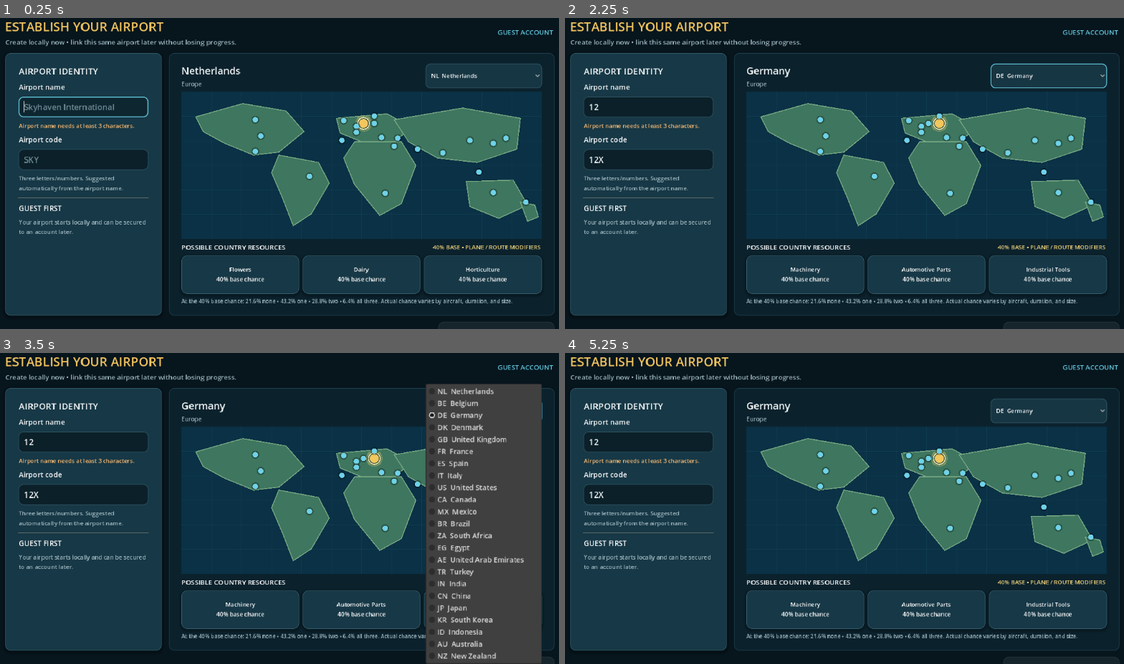
Above: before the commit, frames 1-4 (two rows, left to right).
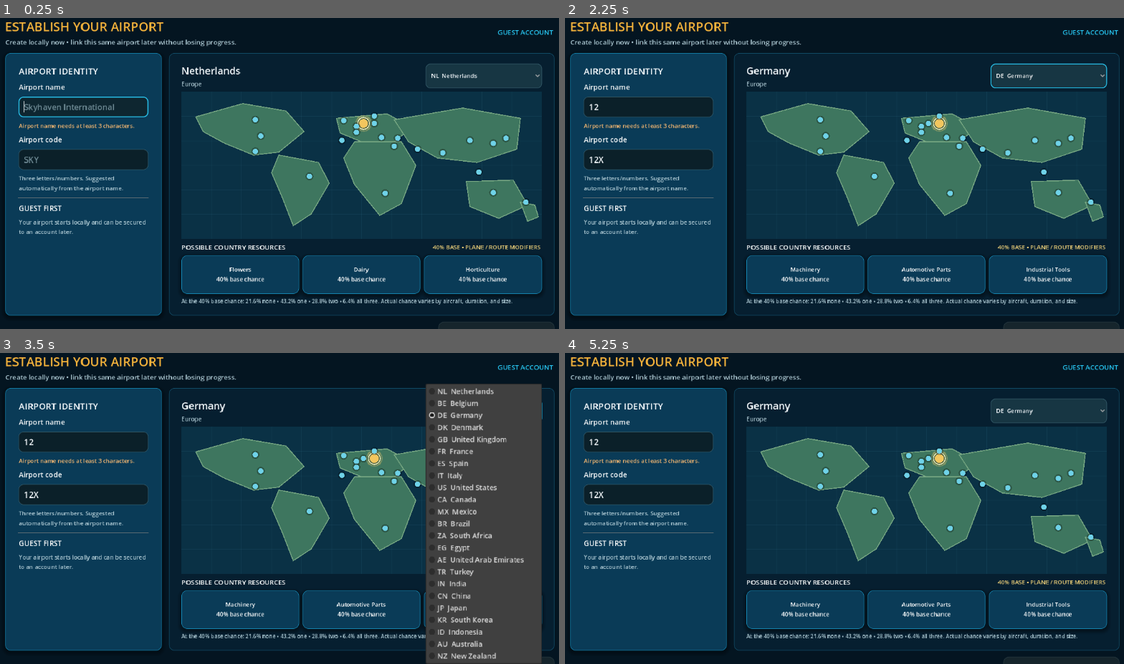
Above: after the commit, the same moments.

Repository: elroynbenjamins/SkyportOnline
Game: Godot game, scene res://src/main/Main.tscn
The game is run twice, just before and just after one commit, with the same random seed, the same clock (stepped at 60 frames per second) and the same inputs.
Inputs (mouse positions are in pixels of both pictures, inside the frame that each line leads up to):
- Up to frame 1 (0.25 s): no input
- Up to frame 2 (2.25 s): click (648, 108) at 0.52 s; type "12" at 0.6 s; click (648, 161) at 0.75 s; type "12" at 0.83 s; click "NL Netherlands" at 1.25 s; click "NL Netherlands" at 2 s
- Up to frame 3 (3.5 s): click "DE Germany" at 2.75 s
- Up to frame 4 (5.25 s): click "DE Germany" at 3.5 s; click "DE Germany" at 4.25 s; tap Enter at 5 s; drag from (928, 499) to (900, 433) at 5.02 s

The runs differ from the first frame. In frame 1, 1.1% of the frame differs, in the area x 0-99%, y 1-96%; in frame 2, 1.1%; in frame 3, 0.9%; in frame 4, 1.0%.

Commit message:
Adopt concept-inspired airport HUD palette and shapes

Diff:
--- a/src/ui/GameUIStyle.gd
+++ b/src/ui/GameUIStyle.gd
@@ -1,23 +1,23 @@
 class_name GameUIStyle
 extends RefCounted
 
-const COLOR_BG := Color("07151d")
-const COLOR_BG_SOFT := Color("0b202b")
-const COLOR_PANEL := Color("102b38")
-const COLOR_PANEL_RAISED := Color("173846")
-const COLOR_PANEL_DARK := Color("0b222d")
-const COLOR_BORDER := Color("3a6676")
-const COLOR_BORDER_SOFT := Color("274b59")
-const COLOR_TEXT := Color("f3f7f8")
-const COLOR_MUTED := Color("9fb8c1")
-const COLOR_ACCENT := Color("62c7dd")
-const COLOR_ACCENT_DARK := Color("23798d")
-const COLOR_GOLD := Color("f1c45e")
-const COLOR_GOLD_DARK := Color("a9782d")
-const COLOR_SUCCESS := Color("82d9a5")
-const COLOR_WARNING := Color("ffc66a")
-const COLOR_DANGER := Color("ff7d75")
-const COLOR_EVENT := Color("d97833")
+const COLOR_BG := Color("041521")
+const COLOR_BG_SOFT := Color("07283b")
+const COLOR_PANEL := Color("07334b")
+const COLOR_PANEL_RAISED := Color("0a3b57")
+const COLOR_PANEL_DARK := Color("061f30")
+const COLOR_BORDER := Color("168fbd")
+const COLOR_BORDER_SOFT := Color("155a78")
+const COLOR_TEXT := Color("f8fcff")
+const COLOR_MUTED := Color("b0cbd5")
+const COLOR_ACCENT := Color("28c9f5")
+const COLOR_ACCENT_DARK := Color("087fa6")
+const COLOR_GOLD := Color("f5b33b")
+const COLOR_GOLD_DARK := Color("b77412")
+const COLOR_SUCCESS := Color("78df77")
+const COLOR_WARNING := Color("f4a12a")
+const COLOR_DANGER := Color("ff7168")
+const COLOR_EVENT := Color("e7762d")
 
 
 static func panel(
@@ -44,9 +44,9 @@
 	style.content_margin_bottom = 10.0
 
 	if shadow:
-		style.shadow_color = Color(0, 0, 0, 0.26)
-		style.shadow_size = 7
-		style.shadow_offset = Vector2(0, 3)
+		style.shadow_color = Color(0, 0, 0, 0.34)
+		style.shadow_size = 9
+		style.shadow_offset = Vector2(0, 4)
 
 	return style
 
@@ -112,57 +112,57 @@
 		"hud_top":
 			control.add_theme_stylebox_override(
 				"panel",
-				panel(Color("0b2531", 0.98), Color("4d7a89"), 15, 1, true)
+				panel(Color("06314a", 0.985), Color("28bfe9"), 18, 2, true)
 			)
 		"hud_level":
 			control.add_theme_stylebox_override(
 				"panel",
-				panel(Color("302919"), COLOR_GOLD, 12, 1, false)
+				panel(Color("073551"), Color("31c6ee"), 16, 2, false)
 			)
 		"hud_passenger":
 			control.add_theme_stylebox_override(
 				"panel",
-				panel(Color("102f3a"), Color("58b9cf"), 12, 1, false)
+				panel(Color("073550"), Color("24bce8"), 16, 1, false)
 			)
 		"hud_coin":
 			control.add_theme_stylebox_override(
 				"panel",
-				panel(Color("342c18"), COLOR_GOLD_DARK, 12, 1, false)
+				panel(Color("18364a"), Color("e99c28"), 16, 1, false)
 			)
 		"hud_premium":
 			control.add_theme_stylebox_override(
 				"panel",
-				panel(Color("2a2038"), Color("a884d6"), 12, 1, false)
+				panel(Color("15344d"), Color("a776e0"), 16, 1, false)
 			)
 		"dock":
 			control.add_theme_stylebox_override(
 				"panel",
-				panel(Color("081b24", 0.98), Color("365a68"), 16, 1, true)
+				panel(Color("05283d", 0.99), Color("1ba8da"), 20, 2, true)
 			)
 		"context":
 			control.add_theme_stylebox_override(
 				"panel",
-				panel(Color("0c2733", 0.985), Color("62a7ba"), 14, 2, true)
+				panel(Color("062b42", 0.992), Color("25b5e2"), 18, 2, true)
 			)
 		"context_preview":
 			control.add_theme_stylebox_override(
 				"panel",
-				panel(Color("081c25"), Color("2e5c6b"), 10, 1, false)
+				panel(Color("08283a"), Color("197ea4"), 12, 1, false)
 			)
 		"screen_top":
 			control.add_theme_stylebox_override(
 				"panel",
-				panel(Color("0b2935", 0.99), Color("4b8191"), 15, 1, true)
+				panel(Color("06314a", 0.995), Color("28bfe9"), 18, 2, true)
 			)
 		"screen_section":
 			control.add_theme_stylebox_override(
 				"panel",
-				panel(Color("0b222c", 0.985), Color("315866"), 13, 1, false)
+				panel(Color("07273a", 0.99), Color("18799f"), 14, 1, false)
 			)
 		"screen_focus":
 			control.add_theme_stylebox_override(
 				"panel",
-				panel(Color("102f3b", 0.99), Color("62c7dd"), 14, 2, true)
+				panel(Color("083f5d", 0.995), Color("36d1f6"), 16, 2, true)
 			)
 		"reward_tile":
 			control.add_theme_stylebox_override(
@@ -234,11 +234,11 @@
 			pressed_bg = Color("226c7e")
 			pressed_border = Color("a3e9f5")
 		"gold":
-			normal_bg = Color("a56d27")
-			normal_border = COLOR_GOLD
-			hover_bg = Color("bf8131")
-			pressed_bg = Color("80531f")
-			pressed_border = Color("ffe59b")
+			normal_bg = Color("d67b12")
+			normal_border = Color("ffd263")
+			hover_bg = Color("ee941f")
+			pressed_bg = Color("af610b")
+			pressed_border = Color("fff0b2")
 		"danger":
 			normal_bg = Color("743b3d")
 			normal_border = Color("c96a6d")
@@ -246,17 +246,17 @@
 			pressed_bg = Color("5a2e31")
 			pressed_border = COLOR_DANGER
 		"nav":
-			normal_bg = Color("102b37")
-			normal_border = Color("284c59")
-			hover_bg = Color("183d4b")
-			pressed_bg = Color("1b4b5c")
+			normal_bg = Color("08314a")
+			normal_border = Color("197fa6")
+			hover_bg = Color("0b4565")
+			pressed_bg = Color("0b5777")
 			pressed_border = COLOR_ACCENT
 		"selected":
-			normal_bg = Color("1d4d5c")
-			normal_border = COLOR_ACCENT
-			hover_bg = Color("245e70")
-			pressed_bg = Color("173d4a")
-			pressed_border = Color("9ce6f3")
+			normal_bg = Color("075c83")
+			normal_border = Color("32d1f6")
+			hover_bg = Color("0876a6")
+			pressed_bg = Color("064f72")
+			pressed_border = Color("bdf5ff")
 		"event":
 			normal_bg = Color("7c421f")
 			normal_border = COLOR_EVENT
@@ -264,29 +264,29 @@
 			pressed_bg = Color("603319")
 			pressed_border = Color("ffb36a")
 		"dock":
-			normal_bg = Color("0d2631")
-			normal_border = Color("294d5a")
-			hover_bg = Color("143743")
-			pressed_bg = Color("183f4d")
+			normal_bg = Color("082b40")
+			normal_border = Color("176d91")
+			hover_bg = Color("0b3d59")
+			pressed_bg = Color("0b4c69")
 			pressed_border = COLOR_ACCENT
 		"dock_selected":
-			normal_bg = Color("1d5667")
-			normal_border = Color("79d6e8")
-			hover_bg = Color("246a7d")
-			pressed_bg = Color("194b5a")
-			pressed_border = Color("b5f1fb")
+			normal_bg = Color("0876aa")
+			normal_border = Color("41d9ff")
+			hover_bg = Color("0a8cc4")
+			pressed_bg = Color("06638f")
+			pressed_border = Color("d4f9ff")
 		"build_card":
-			normal_bg = Color("112c37")
-			normal_border = Color("315966")
-			hover_bg = Color("183d49")
-			pressed_bg = Color("1c4b59")
+			normal_bg = Color("0a3046")
+			normal_border = Color("176f95")
+			hover_bg = Color("0b405b")
+			pressed_bg = Color("0b506d")
 			pressed_border = COLOR_ACCENT
 		"build_card_selected":
-			normal_bg = Color("184653")
-			normal_border = Color("72d0e2")
-			hover_bg = Color("205967")
-			pressed_bg = Color("153d48")
-			pressed_border = Color("b4eff8")
+			normal_bg = Color("075d83")
+			normal_border = Color("3dd5fb")
+			hover_bg = Color("0876a1")
+			pressed_bg = Color("064f70")
+			pressed_border = Color("c8f7ff")
 		"build_card_locked":
 			normal_bg = Color("18242a")
 			normal_border = Color("34464d")
